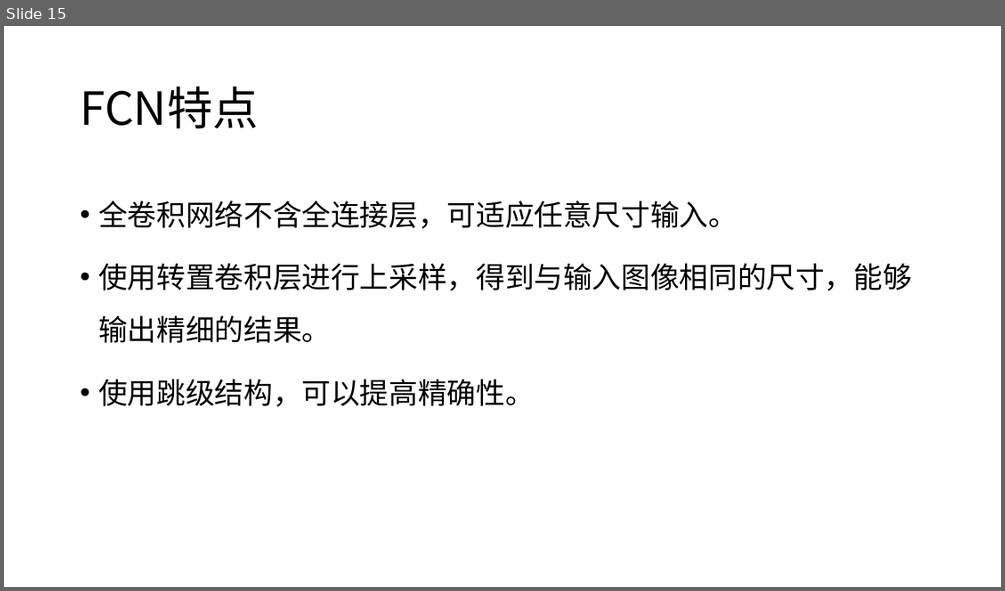
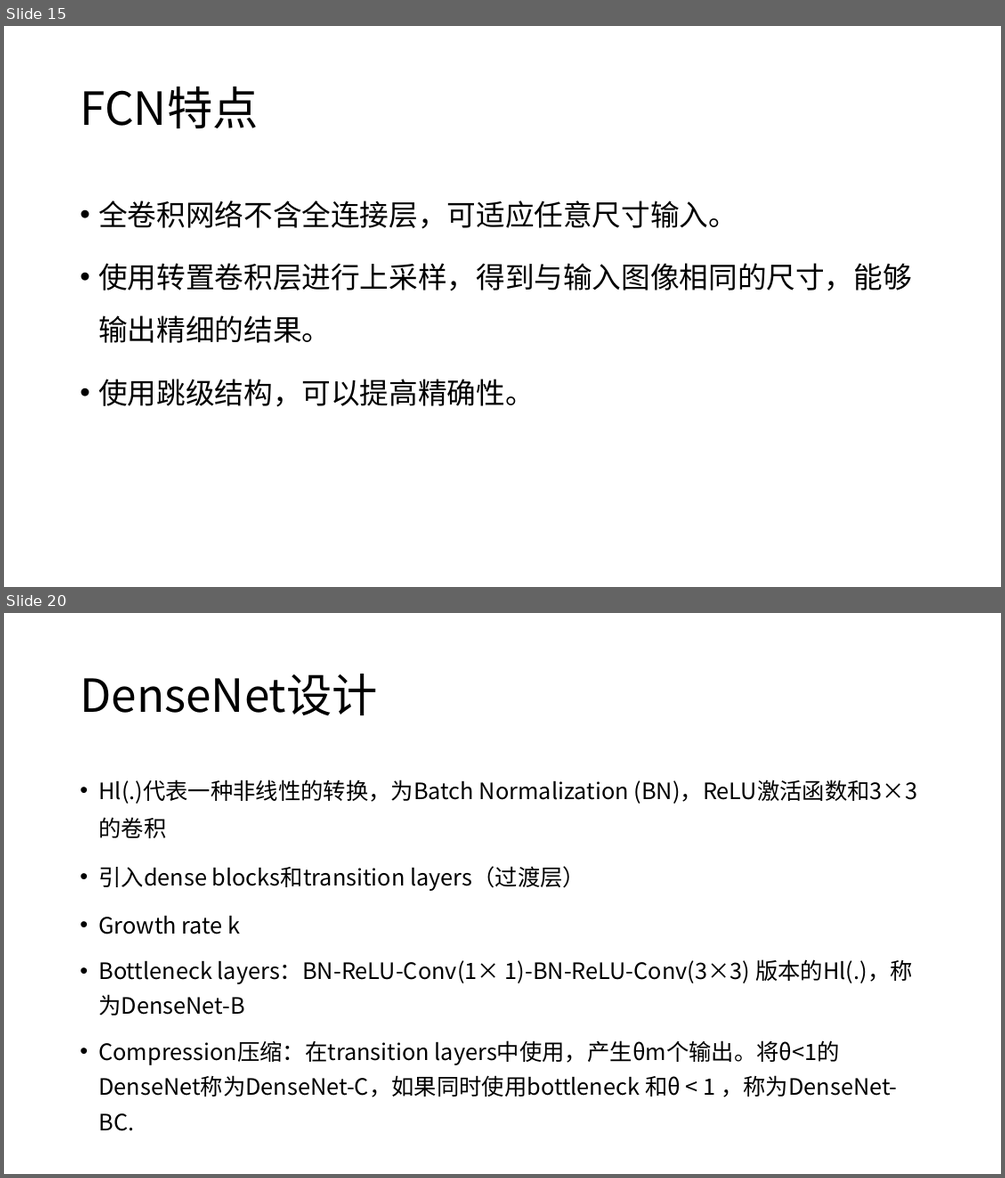
Before and after one commit to XianzhengWU/deeplearning_papernotes, a slide deck: 第二次组会_2018.10.15.pptx. Shown one above the other, each under a label of ours: slide 15 before the commit, slides 15 and 20 after it; the slides between them are not shown. The pictures are 1005x591 and 1005x1178 pixels, drawn with LibreOffice and Linux fonts; fonts in the diff are those of the drawing. Boxes give left, top, right and bottom in pixels: in the first picture for what was removed or moved away, otherwise in the second. Text is boxed around its words. In the diff, an @@ line names an element or a change of style, - is before the commit and + after.

```diff
--- a/第二次组会_2018.10.15.pptx
+++ b/第二次组会_2018.10.15.pptx
@@ slide 20 added at [4, 613, 1001, 1174], background #FFFFFF @@
@@ title added at [80, 674, 378, 715], 44 pt, text #000000 @@
+DenseNet设计
@@ text added at [98, 779, 918, 1131], 21.7 pt, text #000000 @@
+• Hl(.)代表一种非线性的转换，为Batch Normalization (BN)，ReLU激活函数和3×3的卷积
+• 引入dense blocks和transition layers（过渡层）
+• Growth rate k
+• Bottleneck layers：BN-ReLU-Conv(1× 1)-BN-ReLU-Conv(3×3) 版本的Hl(.)，称为DenseNet-B
+• Compression压缩：在transition layers中使用，产生θm个输出。将θ<1的DenseNet称为DenseNet-C，如果同时使用bottleneck 和θ < 1 ，称为DenseNet-BC.
```
Also in this commit, not shown: 10 other slides added, 2 other files.
